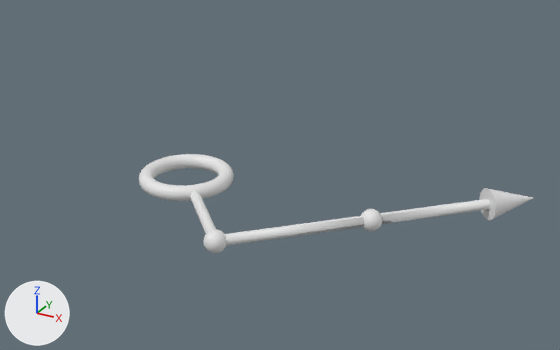
The OBJ model Assets/Modules/Azure/Assets/Arrows/Arrow-133.obj, before and after one commit.
Rendered twice from a 50 mm lens placed at (4.27, -5.82, 3.15), pointed at (0.81, 0.48, 0.0). The lights are fixed; the arrows at lower left show +X, +Y and +Z. Where no turn or scale is listed for an object, it has been applied to the vertices. Vertices at the same position are counted once.

In view in the first picture: 'Arrow-133'.
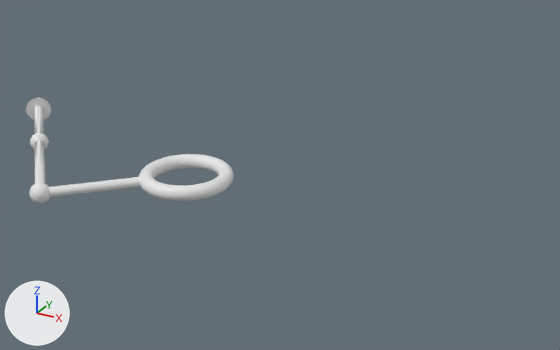
What differs and where, as boxes [x1, y1, x2, y2] in the pictures (560 x 350 px; the box of a moved part takes in the faces that stretch with it):
'Arrow-133', reshaped (47% narrower, 6% taller): before [139, 154, 533, 253]; after [26, 98, 234, 203]
part 1 of me_arrow_133, moved or reshaped: before [190, 190, 490, 246]; after [35, 106, 141, 197]
part 2 of me_arrow_133, moved or reshaped: before [479, 188, 533, 220]; after [26, 98, 51, 120]
part 3 of me_arrow_133, added: after [29, 183, 50, 203]
part 4 of me_arrow_133, added: after [30, 133, 49, 149]
part 5 of me_arrow_133, deleted: before [361, 209, 382, 231]
part 6 of me_arrow_133, deleted: before [204, 229, 227, 253]

The edits, one by one:
me_arrow_133 is used by ob_arrow_133; location (0.0, 0.0, 0.0).
me_arrow_133 had 3237 vertices, 3143 faces and spanned x -0.47..3.18, y -1.1..1.18, z -0.15..0.15.
me_arrow_133 now has 3235 vertices, 3143 faces and spans x -3.18..0.47, y -1.1..1.18, z -0.15..0.15.
me_arrow_133 part 1: the loose piece of 160 vertices spanning x 0.25..3.04, y -1.04..1.04, z -0.05..0.05 is turned 180 degrees about the y axis through the mesh origin.
me_arrow_133 part 2: the loose piece of 33 vertices spanning x 2.72..3.18, y 0.72..1.18, z -0.15..0.15 is turned -180 degrees about the y axis through the mesh origin.
me_arrow_133 part 3: a new loose piece of 1009 vertices spanning x -1.1..-0.9, y -1.1..-0.9, z -0.1..0.1.
me_arrow_133 part 4: a new loose piece of 1009 vertices spanning x -2.1..-1.9, y -0.1..0.1, z -0.1..0.1.
me_arrow_133 part 5: the loose piece of 1010 vertices spanning x 1.9..2.1, y -0.1..0.1, z -0.1..0.1 is deleted.
me_arrow_133 part 6: the loose piece of 1010 vertices spanning x 0.9..1.1, y -1.1..-0.9, z -0.1..0.1 is deleted.
